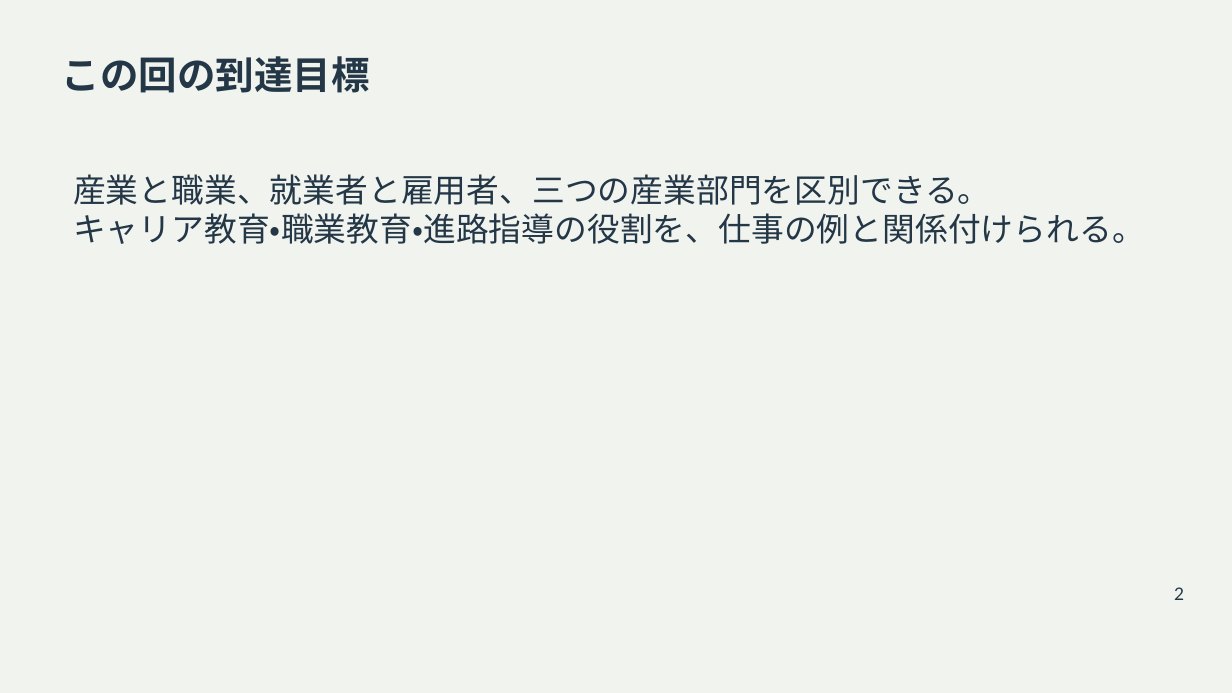
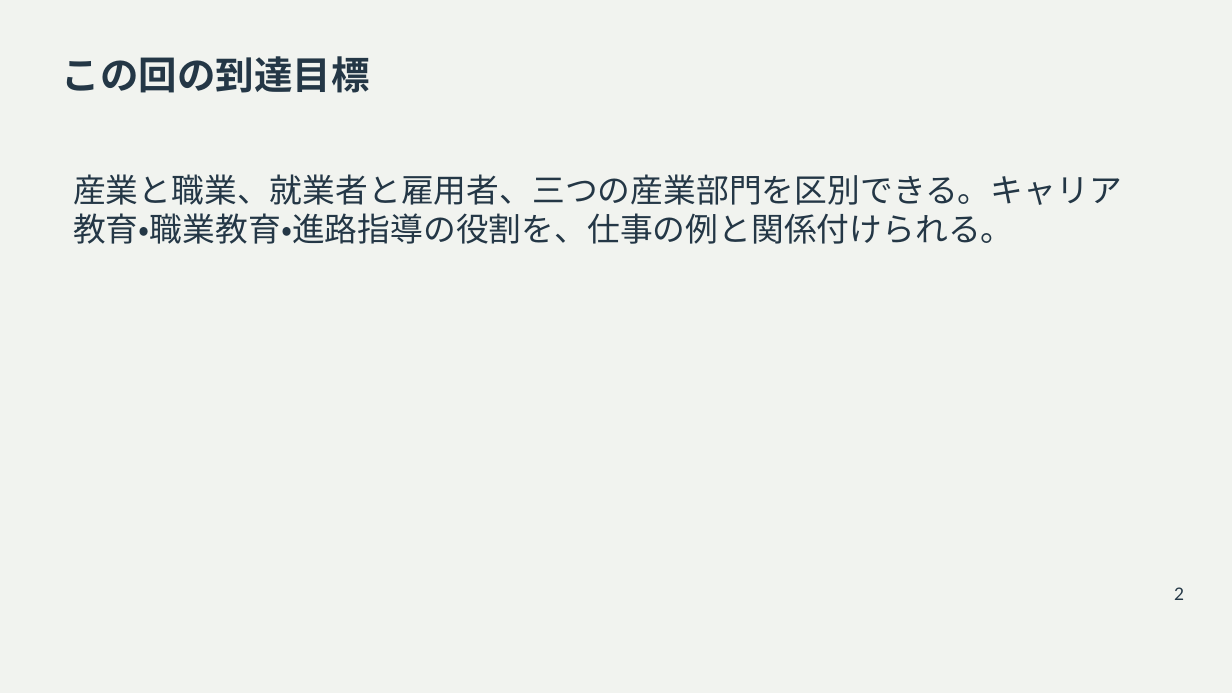
Before and after one commit to zooc-14calbp/industrial-education-ii, a slide deck: slide 2 of reorganized/20261105/main/01/slides.pptx. Drawn at 1232x693 pixels with LibreOffice and Linux fonts; fonts in the diff are those of the drawing. Boxes give left, top, right and bottom in pixels: in the first picture for what was removed or moved away, otherwise in the second. Text is boxed around its words. In the diff, an @@ line names an element or a change of style, - is before the commit and + after.

```diff
--- a/reorganized/20261105/main/01/slides.pptx
+++ b/reorganized/20261105/main/01/slides.pptx
@@ text at bbox=[73, 174, 1122, 244]: text changed @@
-産業と職業、就業者と雇用者、三つの産業部門を区別できる。
-キャリア教育・職業教育・進路指導の役割を、仕事の例と関係付けられる。
+産業と職業、就業者と雇用者、三つの産業部門を区別できる。キャリア教育・職業教育・進路指導の役割を、仕事の例と関係付けられる。
```
Also in this commit, not shown: 46 other slides changed, 5 slides added, 18 other files.
